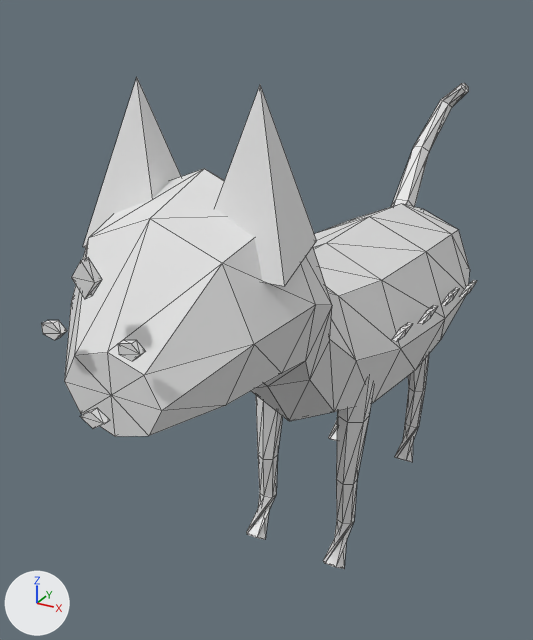
A saved change to the OBJ model assets/cats/OrangeTabby.obj.
Rendered twice from a 50 mm lens placed at (0.89, -2.22, 1.83), pointed at (-0.24, -0.16, 0.8). Arrows for +X, +Y and +Z are at lower left; the lights stay in place. The older version comes first. Mesh edges are drawn as thin lines. Where no turn or scale is listed for an object, it has been applied to the vertices.

Names of what the first picture shows: 'cat_body', 'cat_body_ear_left', 'cat_body_ear_right', 'cat_body_leg_front_L', 'cat_body_leg_front_R', 'cat_body_leg_rear_R', 'cat_body_tail', 'detail_eye_left', 'mark_dark_forehead' and 7 more.
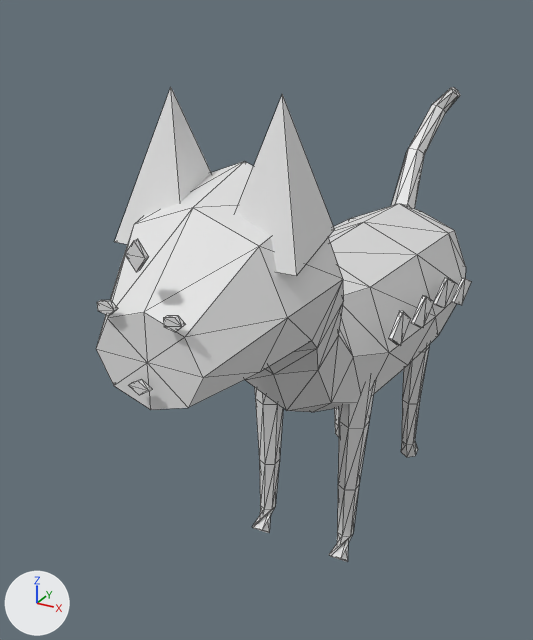
Location of each change, (x1, y1, x2, y2) in pixels of the pictures (533 x 640 px):
'cat_body', reshaped (9% narrower)
    before: (64, 169, 470, 436)
    after: (96, 161, 466, 412)
'cat_body_ear_right', deleted
    before: (215, 85, 317, 286)
'ear_right', added
    after: (235, 94, 334, 276)
'cat_body_ear_left', deleted
    before: (83, 77, 181, 247)
'ear_left', added
    after: (115, 87, 211, 244)
'cat_body_leg_front_R', reshaped (8% narrower)
    before: (323, 379, 373, 569)
    after: (329, 380, 375, 562)
'cat_body_leg_front_L', reshaped
    before: (246, 396, 283, 540)
    after: (252, 388, 283, 533)
'cat_body_tail', reshaped (11% narrower)
    before: (391, 83, 469, 207)
    after: (391, 87, 460, 209)
'mark_dark_forehead', moved, rescaled (22% narrower, 21% shorter)
    before: (71, 257, 102, 299)
    after: (125, 239, 149, 272)
'detail_eye_left', moved, rescaled (19% narrower, 19% shorter)
    before: (41, 320, 67, 340)
    after: (97, 300, 118, 316)

Diff of the bpy script that builds the scene:
```diff
--- a/assets/cats/OrangeTabby.obj.py
+++ b/assets/cats/OrangeTabby.obj.py
@@ me_cat_body @@
-me_cat_body.from_pydata(...)  # 82 vertices, 160 faces; spans x -0.3..0.3, y -1.24..0.78, z 0.47..1.49
+me_cat_body.from_pydata(...)  # 82 vertices, 160 faces; spans x -0.28..0.28, y -1.12..0.76, z 0.5..1.47
+# me_cat_body part 1: 82 of 82 vertices moved; they spanned x -0.3..0.3, y -1.24..0.78, z 0.47..1.49 and now span x -0.28..0.28, y -1.12..0.76, z 0.5..1.47; mean shift (0.0, 0.04, 0.01)
@@ me_cat_body_leg_front_l @@
-me_cat_body_leg_front_l.from_pydata(...)  # 32 vertices, 60 faces; spans x -0.207..-0.093, y -0.434..-0.23, z 0.058..0.79
+me_cat_body_leg_front_l.from_pydata(...)  # 32 vertices, 60 faces; spans x -0.21..-0.092, y -0.393..-0.22, z 0.059..0.812
+# me_cat_body_leg_front_l part 3: 32 of 32 vertices moved; they spanned x -0.207..-0.093, y -0.434..-0.23, z 0.058..0.79 and now span x -0.21..-0.092, y -0.393..-0.22, z 0.059..0.812; mean shift (-0.002, 0.013, -0.015)
@@ me_cat_body_leg_front_r @@
-me_cat_body_leg_front_r.from_pydata(...)  # 32 vertices, 60 faces; spans x 0.093..0.207, y -0.434..-0.23, z 0.058..0.79
+me_cat_body_leg_front_r.from_pydata(...)  # 32 vertices, 60 faces; spans x 0.092..0.21, y -0.393..-0.22, z 0.059..0.812
+# me_cat_body_leg_front_r part 4: 32 of 32 vertices moved; they spanned x 0.093..0.207, y -0.434..-0.23, z 0.058..0.79 and now span x 0.092..0.21, y -0.393..-0.22, z 0.059..0.812; mean shift (0.002, 0.013, -0.015)
@@ me_cat_body_tail @@
-me_cat_body_tail.from_pydata(...)  # 38 vertices, 72 faces; spans x -0.203..0.018, y 0.404..1.327, z 0.722..1.466
+me_cat_body_tail.from_pydata(...)  # 32 vertices, 60 faces; spans x -0.181..0.03, y 0.472..1.221, z 0.762..1.456
+# me_cat_body_tail part 6: the whole mesh is rebuilt
@@ me_detail_eye_left @@
-me_detail_eye_left.from_pydata(...)  # 10 vertices, 16 faces; spans x -0.1157..-0.066, y -1.288..-1.272, z 1.2224..1.2576
+me_detail_eye_left.from_pydata(...)  # 10 vertices, 16 faces; spans x -0.1052..-0.0596, y -1.141..-1.129, z 1.2195..1.2505
+# me_detail_eye_left part 2: the whole mesh is scaled about its middle by (0.915, 0.75, 0.876), then moved by (0.0085, 0.145, -0.005)
@@ me_mark_dark_forehead @@
-me_mark_dark_forehead.from_pydata(...)  # 8 vertices, 12 faces; spans x -0.0275..0.0275, y -1.285..-1.265, z 1.3229..1.3971
+me_mark_dark_forehead.from_pydata(...)  # 8 vertices, 12 faces; spans x -0.0252..0.0252, y -1.135..-1.123, z 1.3275..1.3925
+# me_mark_dark_forehead part 5: the whole mesh is scaled about its middle by (0.915, 0.6, 0.876), then moved by (0.0, 0.146, 0.0)
@@ me_ear_right @@
+me_ear_right.from_pydata([(0.042, -0.91, 1.29), (0.244, -0.91, 1.29), (0.222, -0.67, 1.325), (0.065, -0.67, 1.325), (0.143, -0.79, 1.64)], [], [(0, 1, 2), (0, 2, 3), (0, 4, 1), (1, 4, 2), (2, 4, 3), (3, 4, 0)])
@@ me_ear_left @@
+me_ear_left.from_pydata([(-0.244, -0.91, 1.29), (-0.042, -0.91, 1.29), (-0.065, -0.67, 1.325), (-0.222, -0.67, 1.325), (-0.143, -0.79, 1.64)], [], [(0, 1, 2), (0, 2, 3), (0, 4, 1), (1, 4, 2), (2, 4, 3), (3, 4, 0)])
@@ ob_cat_body_ear_left @@
-ob_cat_body_ear_left = bpy.data.objects.new('cat_body_ear_left', me_cat_body_ear_left)
@@ ob_cat_body_ear_right @@
-ob_cat_body_ear_right = bpy.data.objects.new('cat_body_ear_right', me_cat_body_ear_right)
@@ ob_ear_right @@
+ob_ear_right = bpy.data.objects.new('ear_right', me_ear_right)
+ob_ear_right.location = (0.0, 0.0, 0.0)
@@ ob_ear_left @@
+ob_ear_left = bpy.data.objects.new('ear_left', me_ear_left)
+ob_ear_left.location = (0.0, 0.0, 0.0)
```
